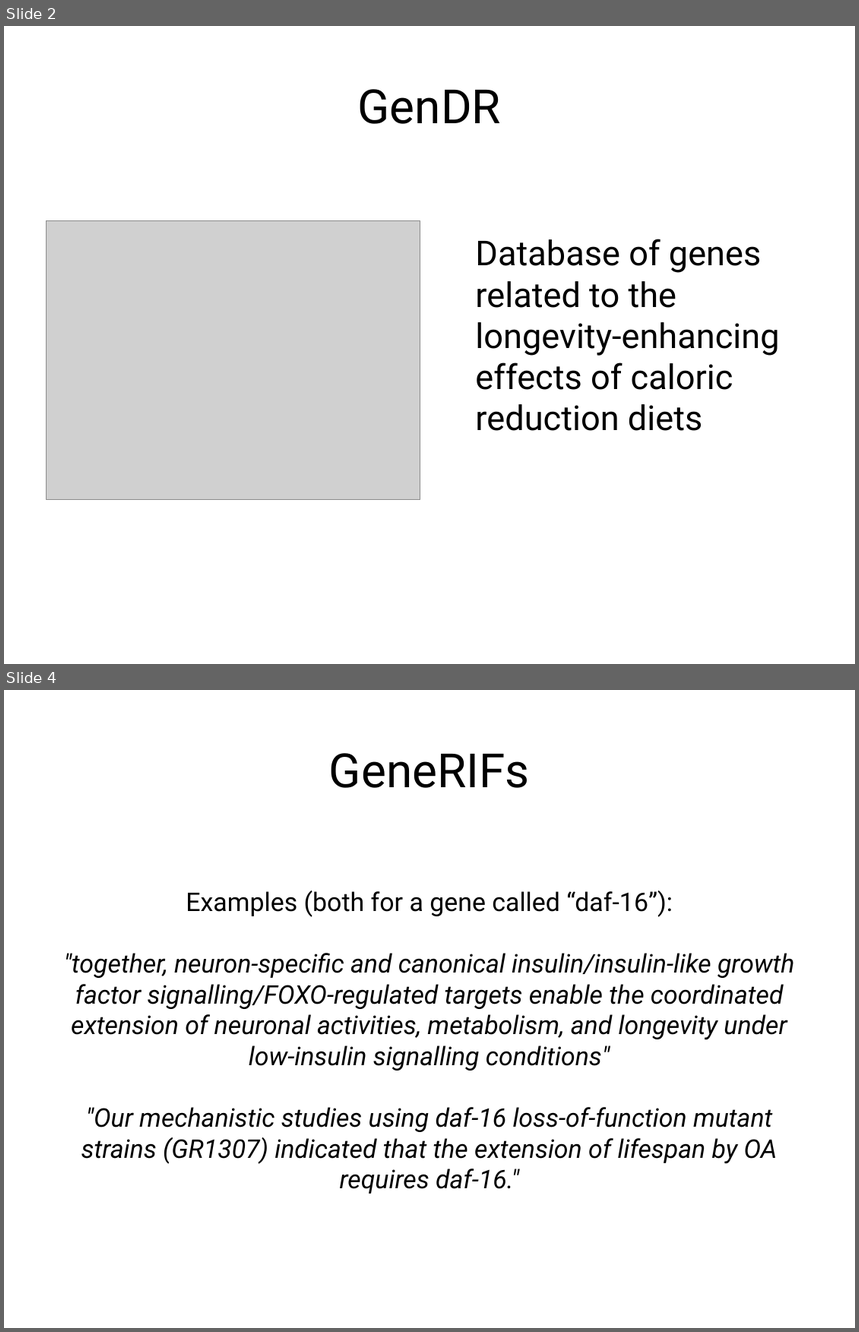
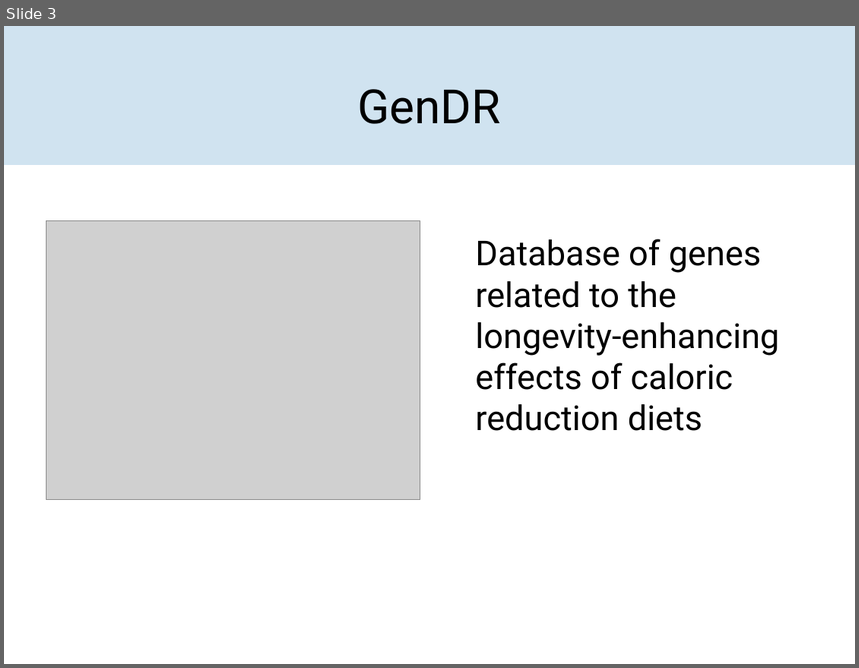
Before and after one commit to DeepwaterCreations/genDR-generif-analysis, a slide deck: presentation.odp. Shown one above the other, each under a label of ours: slides 2 and 4 before the commit, slide 3 after it; the slides between them are not shown. The pictures are 859x1332 and 859x668 pixels, drawn with LibreOffice and Linux fonts; fonts in the diff are those of the drawing; grey boxes stand for pictures. Boxes give left, top, right and bottom in pixels: in the first picture for what was removed or moved away, otherwise in the second. Text is boxed around its words. In the diff, an @@ line names an element or a change of style, - is before the commit and + after.

```diff
--- a/presentation.odp
+++ b/presentation.odp
@@ slide 4 removed at (x1=4, y1=690, x2=855, y2=1328), background #FFFFFF @@
@@ title removed at (x1=329, y1=753, x2=530, y2=788) @@
-GeneRIFs
@@ subtitle removed at (x1=64, y1=891, x2=794, y2=1194) @@
-Examples (both for a gene called “daf-16”):
-"together, neuron-specific and canonical insulin/insulin-like growth factor signalling/FOXO-regulated targets enable the coordinated extension of neuronal activities, metabolism, and longevity under low-insulin signalling conditions"
-"Our mechanistic studies using daf-16 loss-of-function mutant strains (GR1307) indicated that the extension of lifespan by OA requires daf-16."
@@ what was slide 2 is now slide 3 @@
@@ slide 3 changed as well @@
@@ rectangle added at (x1=4, y1=26, x2=855, y2=165), fill #D0E3F0 @@
```
Also in this commit, not shown: 6 other slides changed, 2 slides added, 3 other slides removed.
